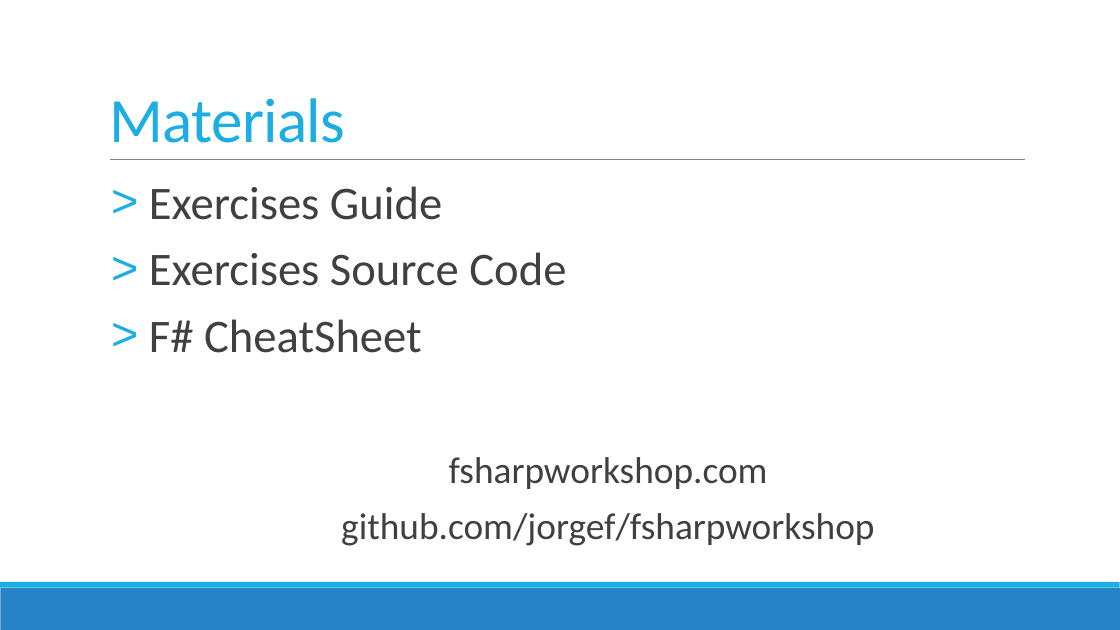
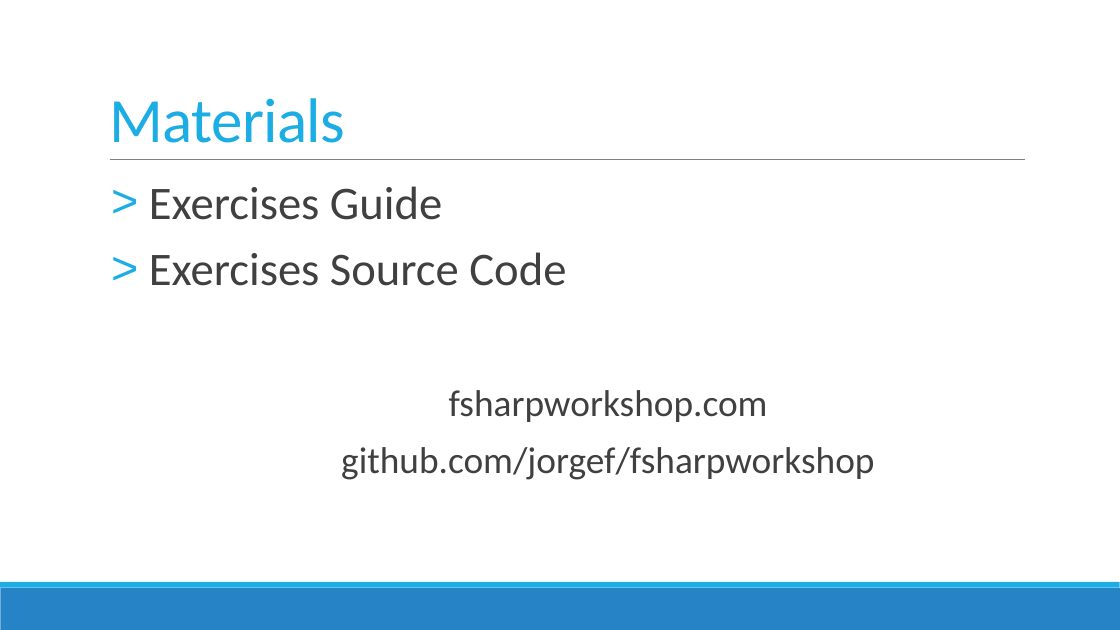
Before and after one commit to jorgef/fsharpworkshop, a slide deck: slide 3 of FSharpWorkshop_Slides.pptx. Drawn at 1120x630 pixels with LibreOffice and Linux fonts; fonts in the diff are those of the drawing. Boxes give left, top, right and bottom in pixels: in the first picture for what was removed or moved away, otherwise in the second. Text is boxed around its words. In the diff, an @@ line names an element or a change of style, - is before the commit and + after.

```diff
--- a/FSharpWorkshop_Slides.pptx
+++ b/FSharpWorkshop_Slides.pptx
@@ text at <box>149,319,422,353</box>: paragraph removed @@
-> F# CheatSheet
```
Also in this commit, not shown: 1 other slide changed, 3 other files.
